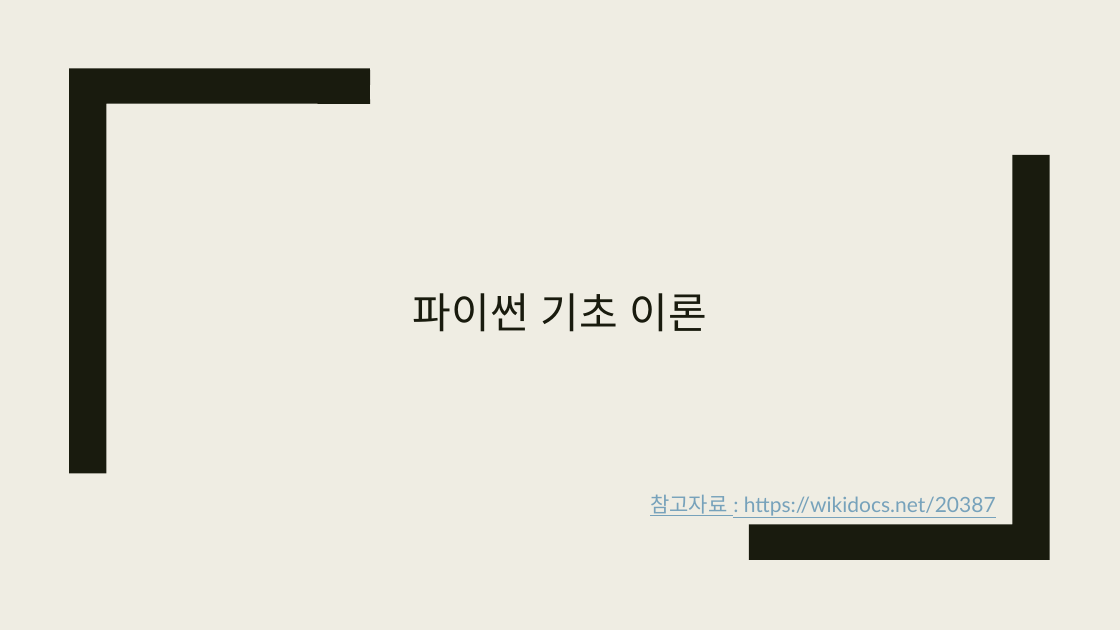
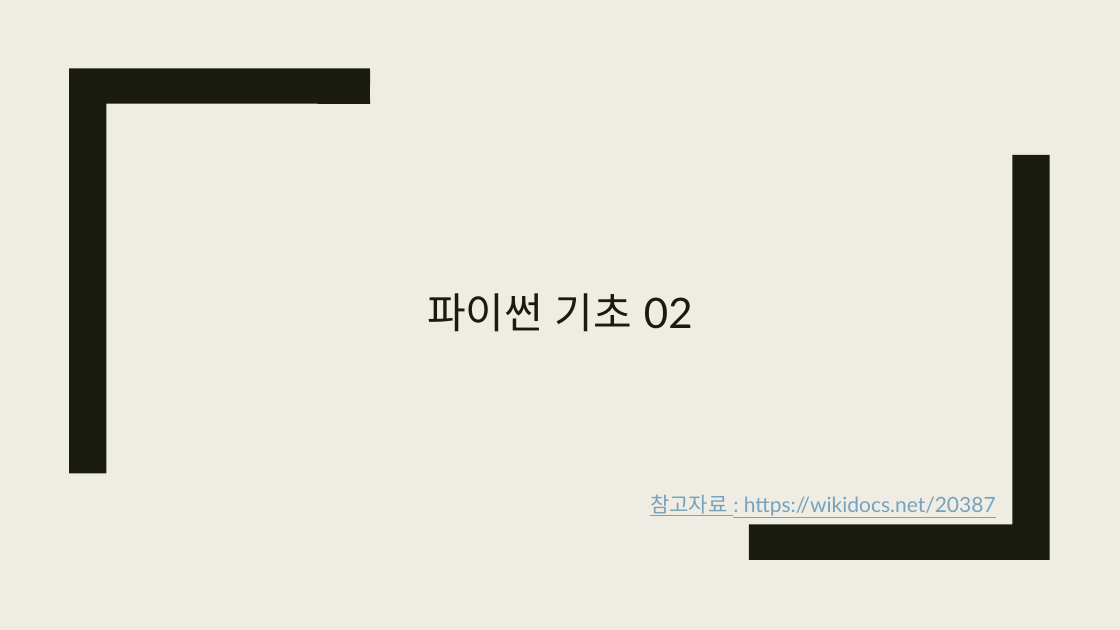
Before and after one commit to gomtings/JeoninHighSchool, a slide deck: slide 1 of 수업교제/2025/1학기/파이썬 기초02.pptx. Drawn at 1120x630 pixels with LibreOffice and Linux fonts; fonts in the diff are those of the drawing. Boxes give left, top, right and bottom in pixels: in the first picture for what was removed or moved away, otherwise in the second. Text is boxed around its words. In the diff, an @@ line names an element or a change of style, - is before the commit and + after.

```diff
--- a/수업교제/2025/1학기/파이썬 기초02.pptx
+++ b/수업교제/2025/1학기/파이썬 기초02.pptx
@@ subtitle at (x1=427, y1=293, x2=693, y2=332): text changed @@
-파이썬 기초 이론
+파이썬 기초 02
```
Also in this commit, not shown: 18 other files.
